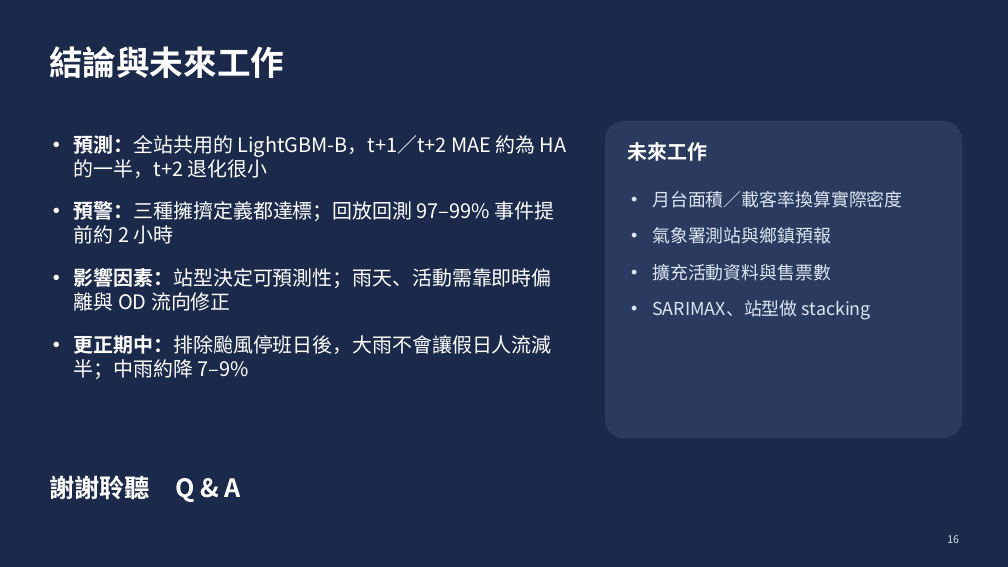
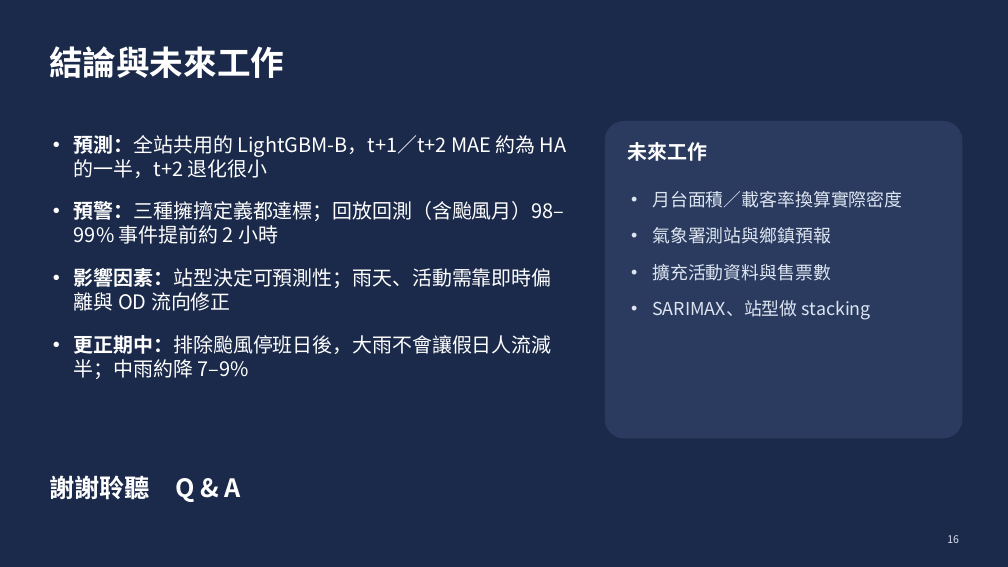
Before and after one commit to ChiJiun/taipei-mrt-crowd-forecast, a slide deck: slide 16 of report/slides.pptx. Drawn at 1008x567 pixels with LibreOffice and Linux fonts; fonts in the diff are those of the drawing. Boxes give left, top, right and bottom in pixels: in the first picture for what was removed or moved away, otherwise in the second. Text is boxed around its words. In the diff, an @@ line names an element or a change of style, - is before the commit and + after.

```diff
--- a/report/slides.pptx
+++ b/report/slides.pptx
@@ text at box(74, 201, 565, 244): text changed @@
-• 預警：三種擁擠定義都達標；回放回測 97–99% 事件提前約 2 小時
+• 預警：三種擁擠定義都達標；回放回測（含颱風月）98–99% 事件提前約 2 小時
```
Also in this commit, not shown: 2 other slides changed, 5 other files.
